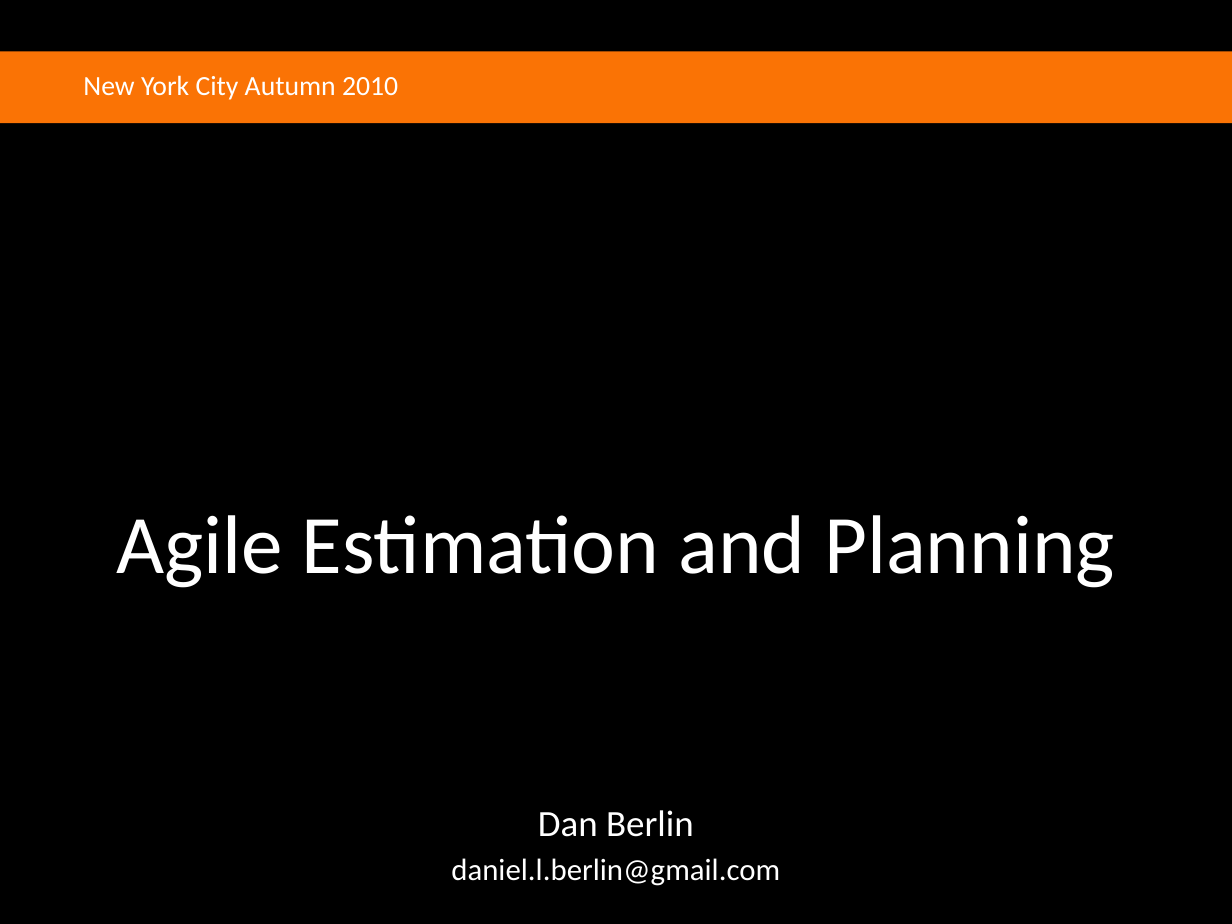
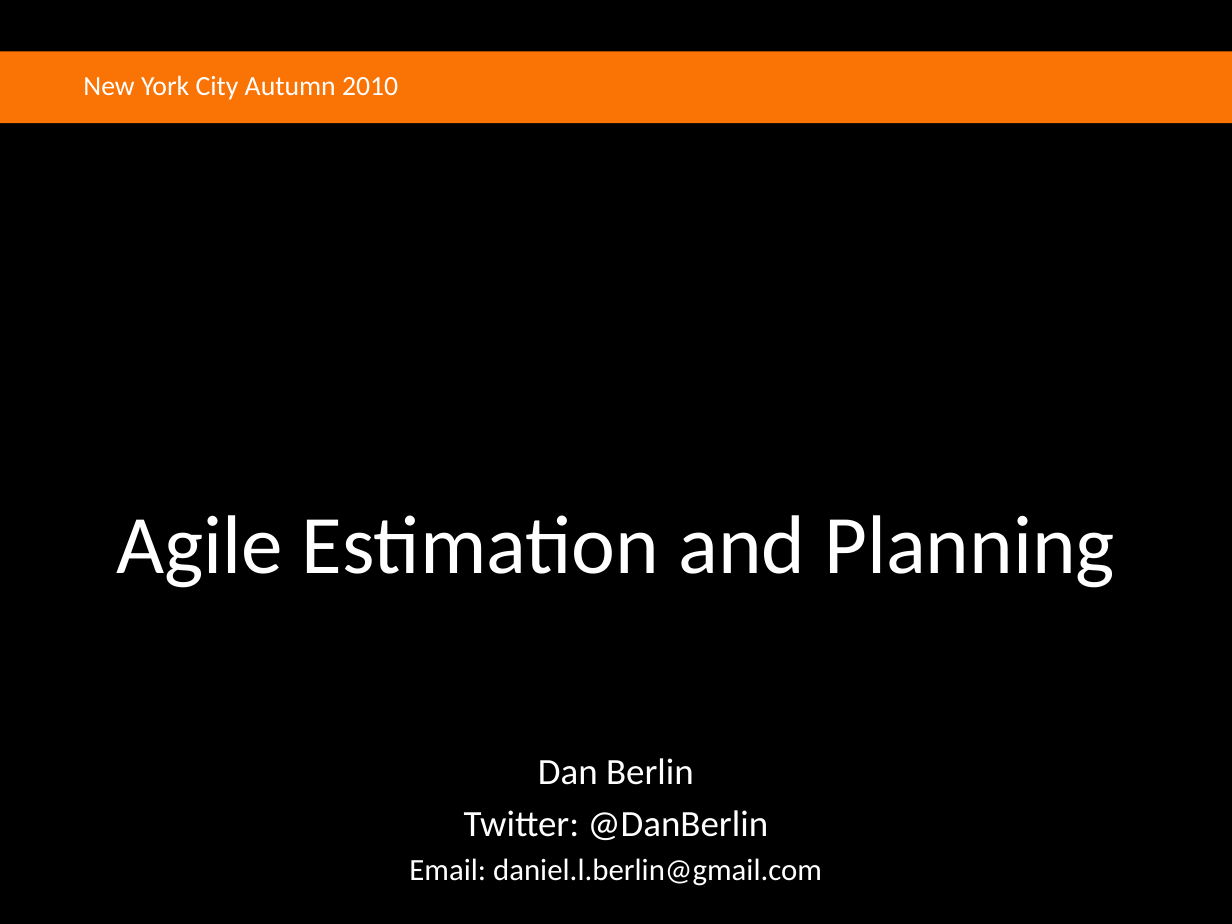
Before and after one commit to agilefire/November2010, a slide deck: slide 1 of Agile Firestarter Autumn 2010 Agile Estimation.pptx. Drawn at 1232x924 pixels with LibreOffice and Linux fonts; fonts in the diff are those of the drawing; background and template pictures are left out. Boxes give left, top, right and bottom in pixels: in the first picture for what was removed or moved away, otherwise in the second. Text is boxed around its words. In the diff, an @@ line names an element or a change of style, - is before the commit and + after.

```diff
--- a/Agile Firestarter Autumn 2010 Agile Estimation.pptx
+++ b/Agile Firestarter Autumn 2010 Agile Estimation.pptx
@@ subtitle at [409,810,822,886]: text changed @@
-daniel.l.berlin@gmail.com
+Twitter: @DanBerlin
+Email: daniel.l.berlin@gmail.com
```
